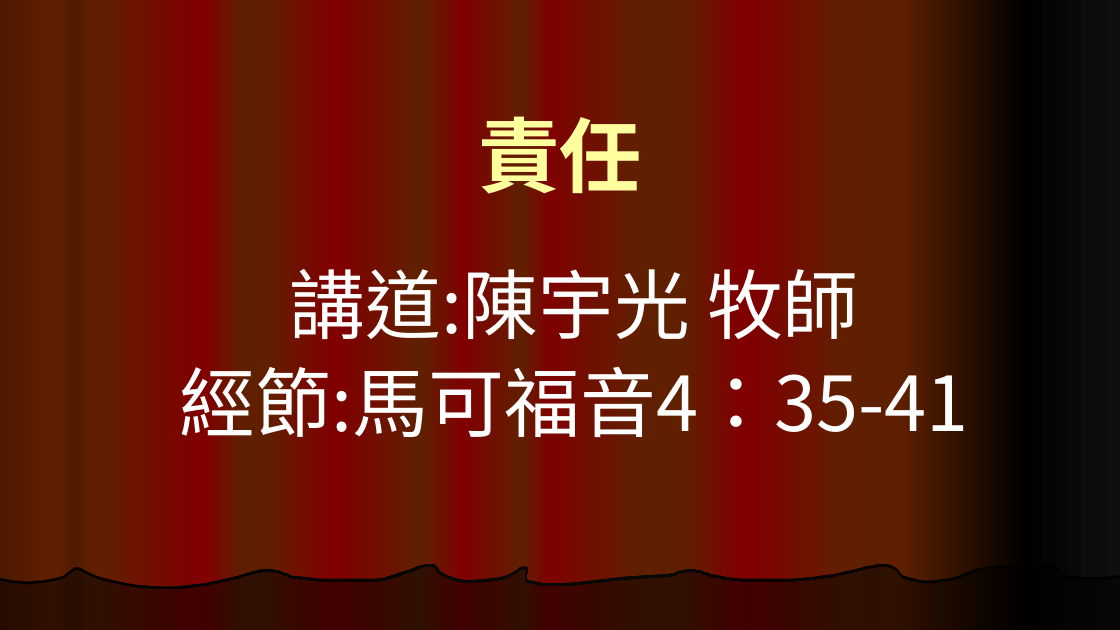
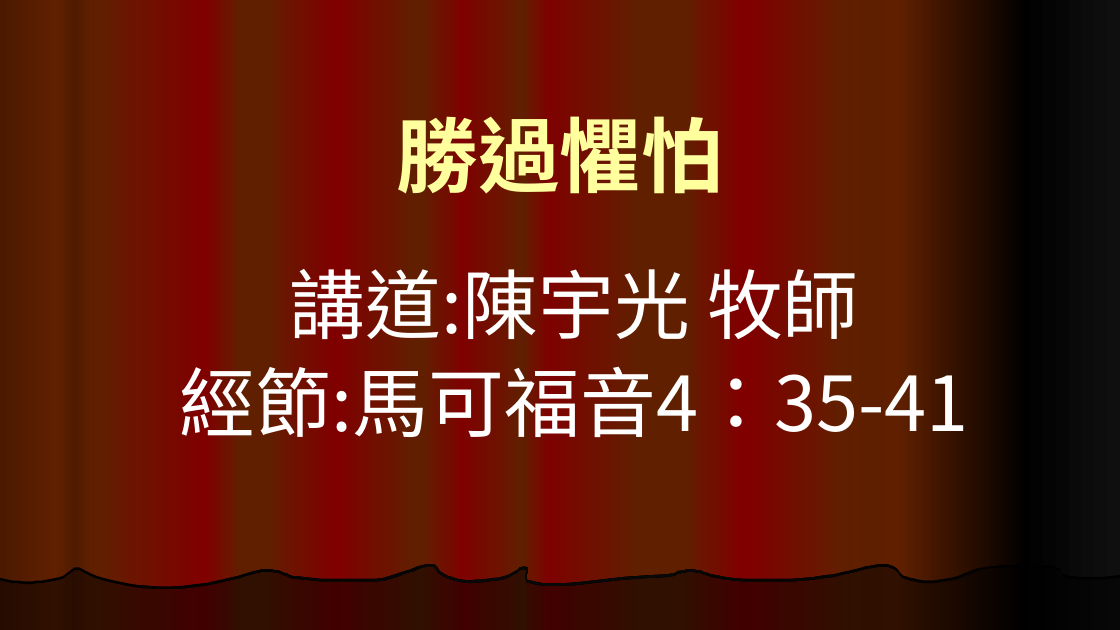
Before and after one commit to bark-train-dog/PCT_Sintai-Church, a slide deck: slide 42 of 20220814禮拜.pptx. Drawn at 1120x630 pixels with LibreOffice and Linux fonts; fonts in the diff are those of the drawing. Boxes give left, top, right and bottom in pixels: in the first picture for what was removed or moved away, otherwise in the second. Text is boxed around its words. In the diff, an @@ line names an element or a change of style, - is before the commit and + after.

```diff
--- a/20220814禮拜.pptx
+++ b/20220814禮拜.pptx
@@ title at [397,116,723,194]: text changed @@
-責任
+勝過懼怕
```
Also in this commit, not shown: 3 other slides changed, 1 slide added.
